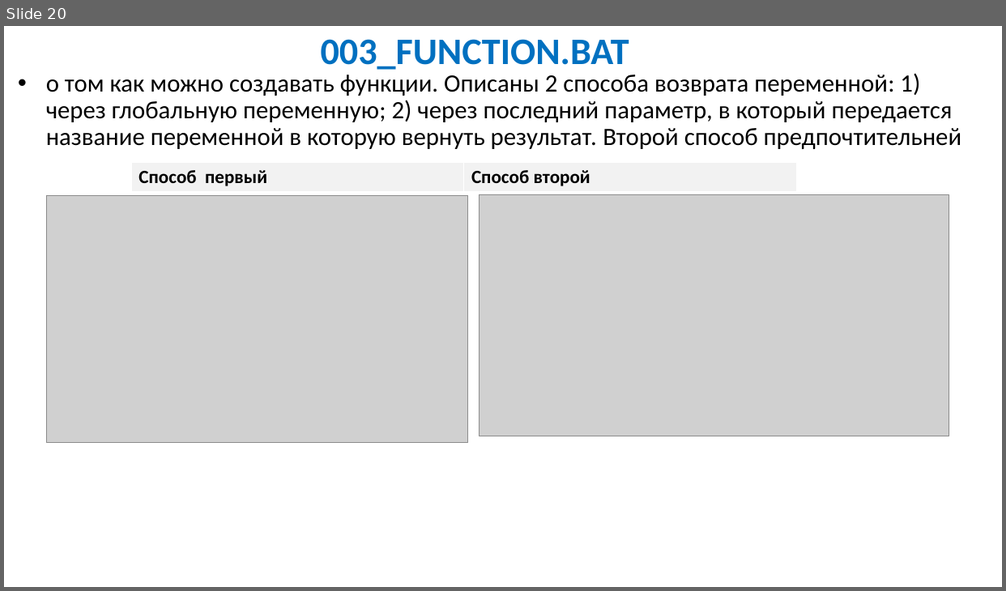
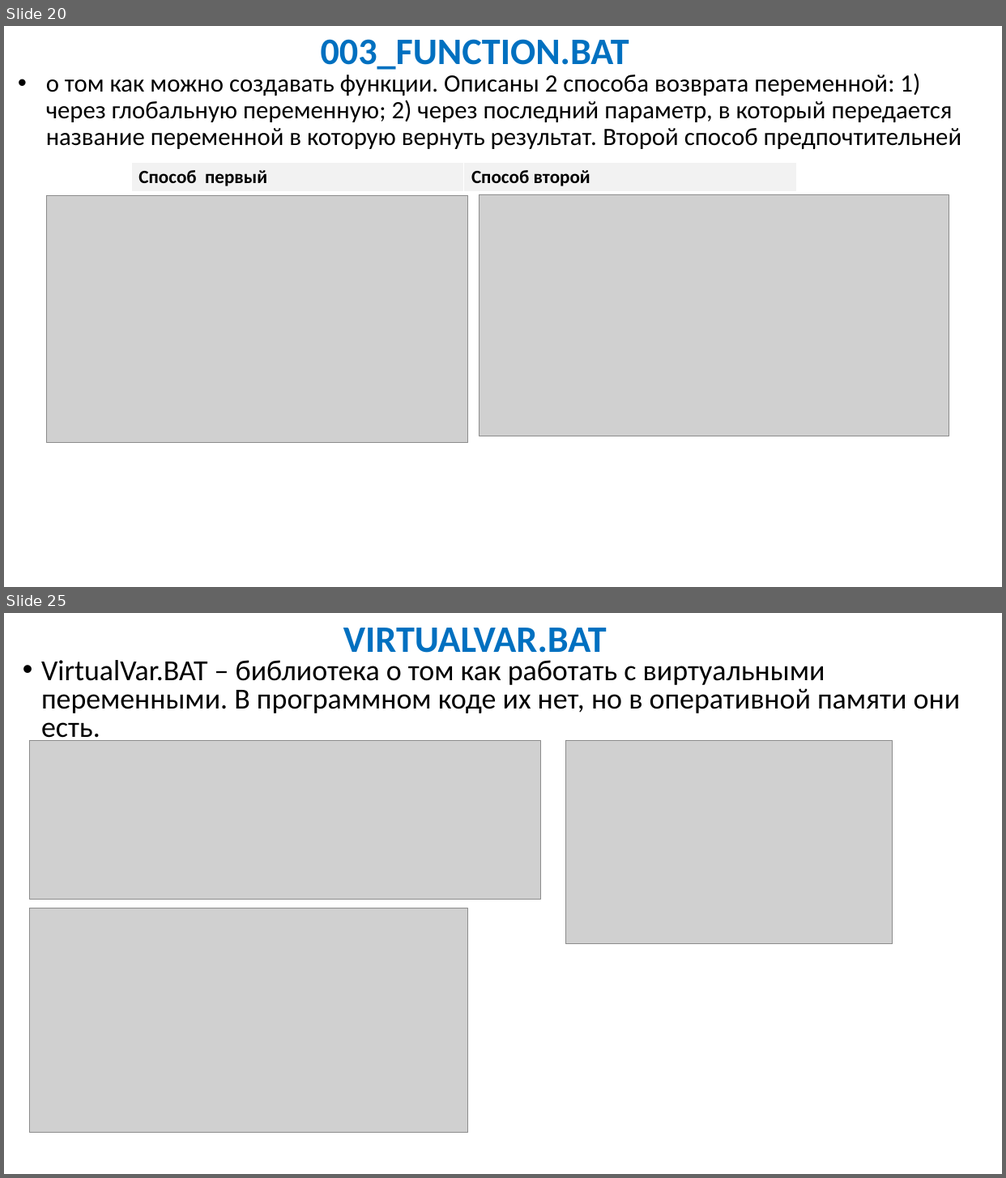
Before and after one commit to IvanSibirevV2/HowTo_Bat, a slide deck: Workshop/WShop.pptx. Shown one above the other, each under a label of ours: slide 20 before the commit, slides 20 and 25 after it; the slides between them are not shown. The pictures are 1006x591 and 1006x1178 pixels, drawn with LibreOffice and Linux fonts; fonts in the diff are those of the drawing; grey boxes stand for pictures. Boxes give left, top, right and bottom in pixels: in the first picture for what was removed or moved away, otherwise in the second. Text is boxed around its words. In the diff, an @@ line names an element or a change of style, - is before the commit and + after.

```diff
--- a/Workshop/WShop.pptx
+++ b/Workshop/WShop.pptx
@@ slide 25 added at [4, 613, 1002, 1174], background #FFFFFF @@
@@ text added at [343, 628, 607, 662], 36 pt, text #0070C0, bold @@
+VIRTUALVAR.BAT
@@ text added at [41, 660, 961, 744], 28 pt, text #000000 @@
+• VirtualVar.BAT – библиотека о том как работать с виртуальными переменными. В программном коде их нет, но в оперативной памяти они есть.
@@ picture added at [29, 741, 540, 900] @@
@@ picture added at [565, 741, 893, 944] @@
@@ picture added at [29, 908, 467, 1133] @@
```
Also in this commit, not shown: 5 slides changed, 8 other slides added, 1 slide removed, 5 other files.
